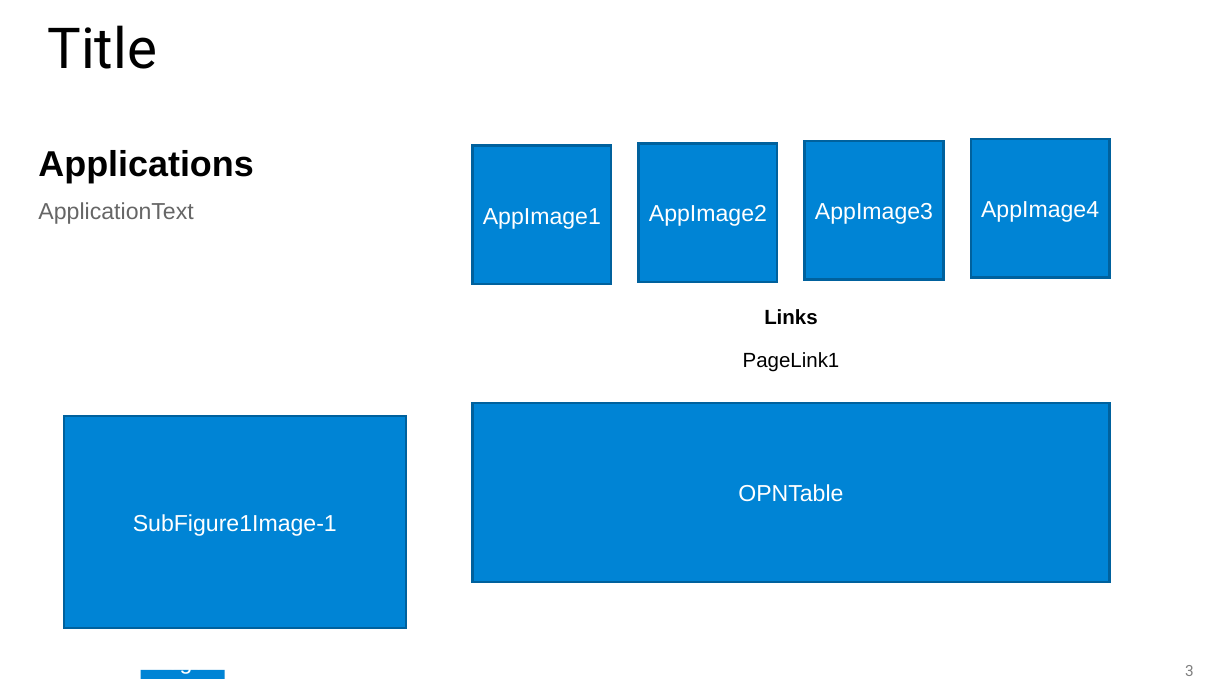
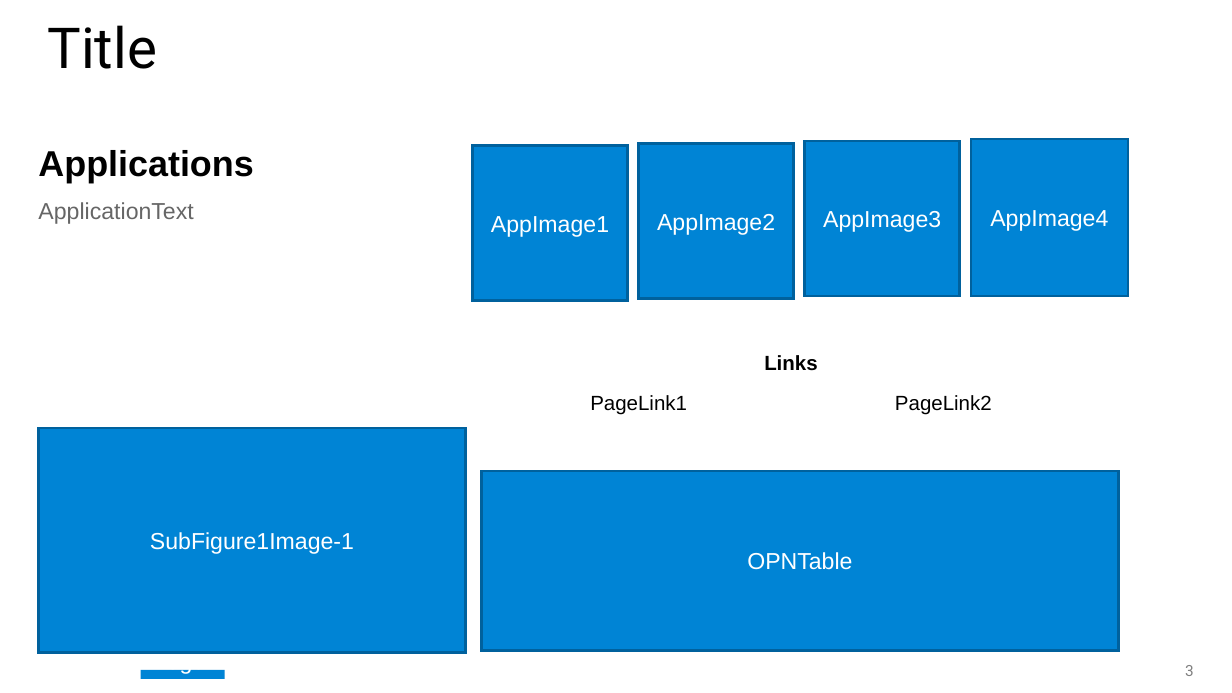
Before and after one commit to ArrowElectronicsESC/NPI-Gen, a slide deck: slide 3 of Template-99.pptx. Drawn at 1232x693 pixels with LibreOffice and Linux fonts; fonts in the diff are those of the drawing; background and template pictures are left out. Boxes give left, top, right and bottom in pixels: in the first picture for what was removed or moved away, otherwise in the second. Text is boxed around its words. In the diff, an @@ line names an element or a change of style, - is before the commit and + after.

```diff
--- a/Template-99.pptx
+++ b/Template-99.pptx
@@ rectangle "AppImage1": place and size @@
-rectangle "AppImage1" at bbox=[472, 145, 611, 284]
+rectangle "AppImage1" at bbox=[472, 145, 628, 300]
@@ rectangle "AppImage2": place and size @@
-rectangle "AppImage2" at bbox=[639, 143, 777, 282]
+rectangle "AppImage2" at bbox=[639, 143, 794, 299]
@@ rectangle "AppImage3": place and size @@
-rectangle "AppImage3" at bbox=[805, 141, 944, 280]
+rectangle "AppImage3" at bbox=[805, 141, 960, 297]
@@ rectangle "AppImage4": place and size @@
-rectangle "AppImage4" at bbox=[971, 139, 1110, 277]
+rectangle "AppImage4" at bbox=[971, 139, 1128, 296]
@@ text "Links": place and size @@
-text "Links" at bbox=[764, 309, 817, 325]
+text "Links" at bbox=[764, 355, 817, 371]
@@ text "PageLink1": place and size @@
-text "PageLink1" at bbox=[743, 352, 840, 372]
+text "PageLink1" at bbox=[590, 395, 687, 415]
@@ text added at bbox=[895, 395, 992, 415], 16 pt, text #000000 @@
+PageLink2
@@ rectangle "SubFigure1Image-1": place and size @@
-rectangle "SubFigure1Image-1" at bbox=[64, 416, 406, 628]
+rectangle "SubFigure1Image-1" at bbox=[39, 428, 466, 653]
@@ rectangle "OPNTable": place and size @@
-rectangle "OPNTable" at bbox=[472, 403, 1109, 582]
+rectangle "OPNTable" at bbox=[482, 471, 1118, 651]
```
Also in this commit, not shown: 2 other slides changed.
